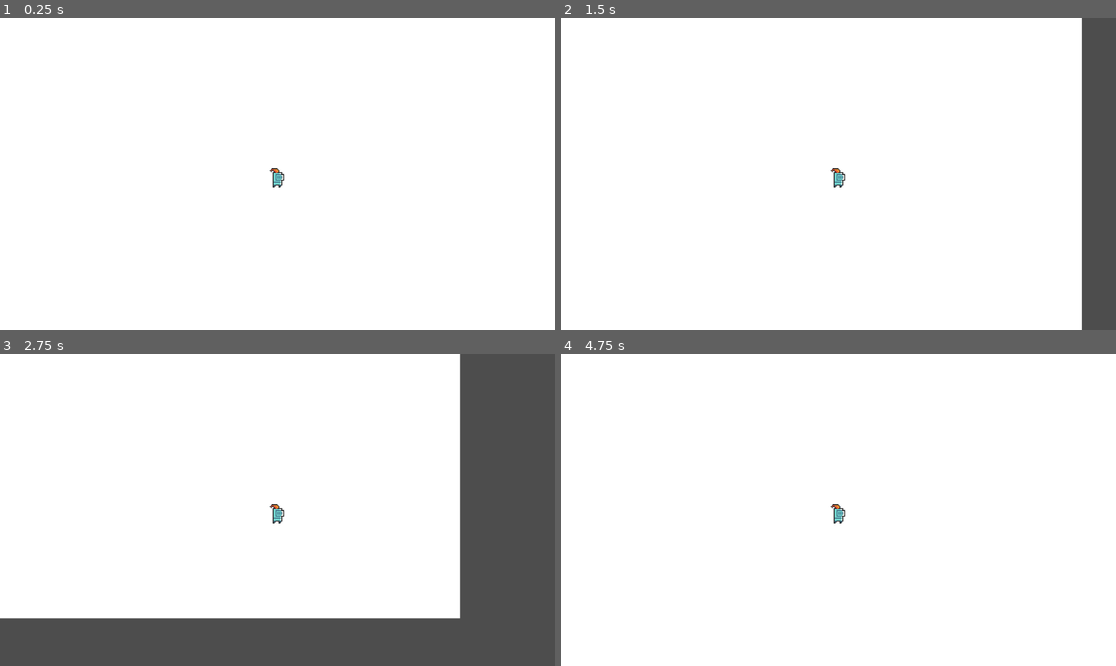
Above: before the commit, frames 1-4 (two rows, left to right).
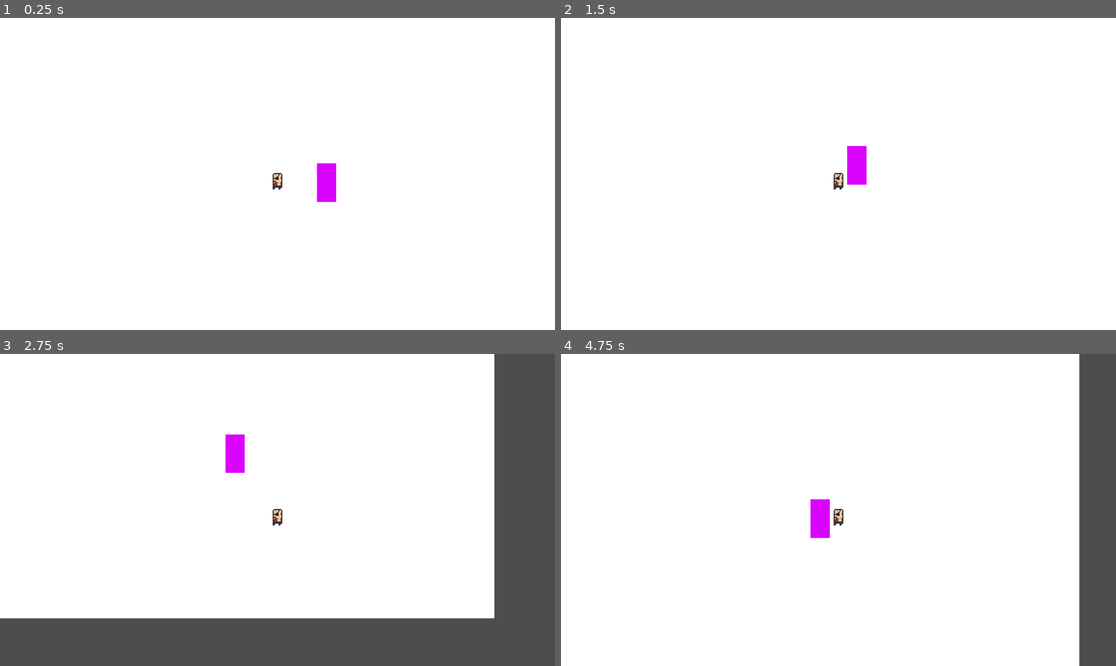
Above: after the commit, the same moments.

Repository: RaoulTheF00l/Hero-of-The-Grove
Game: Godot game, scene res://scenes/world/forest_clearing.tscn
The game is run twice, just before and just after one commit, with the same random seed, the same clock (stepped at 60 frames per second) and the same inputs.
Inputs:
- Up to frame 1 (0.25 s): no input
- Up to frame 2 (1.5 s): tap Enter at 0.5 s; hold Right (move_right) 0.53-1.28 s; hold Down (move_down) from 1.28 s (still down)
- Up to frame 3 (2.75 s): release Down (move_down) at 2.03 s; hold Right (move_right) from 2.03 s (still down)
- Up to frame 4 (4.75 s): release Right (move_right) at 2.78 s; hold Up (move_up) 2.78-3.53 s; hold Left (move_left) from 3.53 s (still down)

The runs differ from the first frame. In frame 1, 0.5% of the frame differs, in the area x 48-61%, y 46-60%; in frame 2, 6.7%; in frame 3, 5.9%; in frame 4, 7.2%, in the area x 44-100%, y 0-100%.

Commit message:
Checkpoint before collision script

Diff:
--- a/scenes/player/player.tscn
+++ b/scenes/player/player.tscn
@@ -1,7 +1,7 @@
 [gd_scene format=3 uid="uid://e5jpmp720e8r"]
 
 [ext_resource type="Script" uid="uid://6v4qu42i2npb" path="res://scripts/player/player.gd" id="1_p0vlq"]
-[ext_resource type="Texture2D" uid="uid://br71v0tm6pqcc" path="res://assets/placeholder/0x72_DungeonTilesetII_v1.7/frames/knight_m_idle_anim_f0.png" id="2_dovo2"]
+[ext_resource type="Texture2D" uid="uid://cc604dbewe4dm" path="res://assets/Player/player_idle_1.png" id="2_dovo2"]
 
 [sub_resource type="RectangleShape2D" id="RectangleShape2D_qbkls"]
 size = Vector2(16, 16)
--- a/scenes/world/forest_clearing.tscn
+++ b/scenes/world/forest_clearing.tscn
@@ -1,6 +1,9 @@
 [gd_scene format=3 uid="uid://b0s2e6ixs0lmh"]
 
 [ext_resource type="PackedScene" uid="uid://e5jpmp720e8r" path="res://scenes/player/player.tscn" id="1_4xe6v"]
+
+[sub_resource type="RectangleShape2D" id="RectangleShape2D_4xe6v"]
+size = Vector2(22, 42)
 
 [node name="ForestClearing" type="Node2D" unique_id=240979211]
 
@@ -8,5 +11,17 @@
 offset_right = 640.0
 offset_bottom = 360.0
 
+[node name="TestWall" type="StaticBody2D" parent="." unique_id=1451665587]
+position = Vector2(361, 169)
+
+[node name="ColorRect" type="ColorRect" parent="TestWall" unique_id=159599221]
+offset_right = 20.0
+offset_bottom = 40.0
+color = Color(0.85251606, 0.010721606, 0.99999994, 1)
+
+[node name="CollisionShape2D" type="CollisionShape2D" parent="TestWall" unique_id=839886996]
+position = Vector2(10, 20)
+shape = SubResource("RectangleShape2D_4xe6v")
+
 [node name="Player" parent="." unique_id=1233149465 instance=ExtResource("1_4xe6v")]
 position = Vector2(320, 180)
